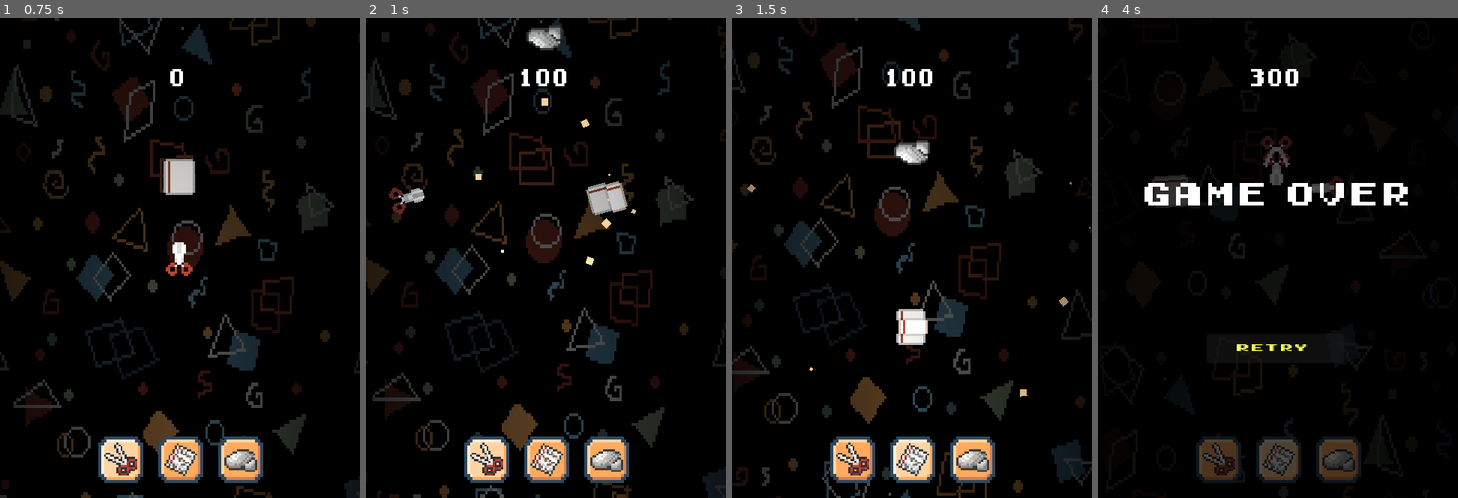
Above: before the commit, frames 1-4 (left to right).
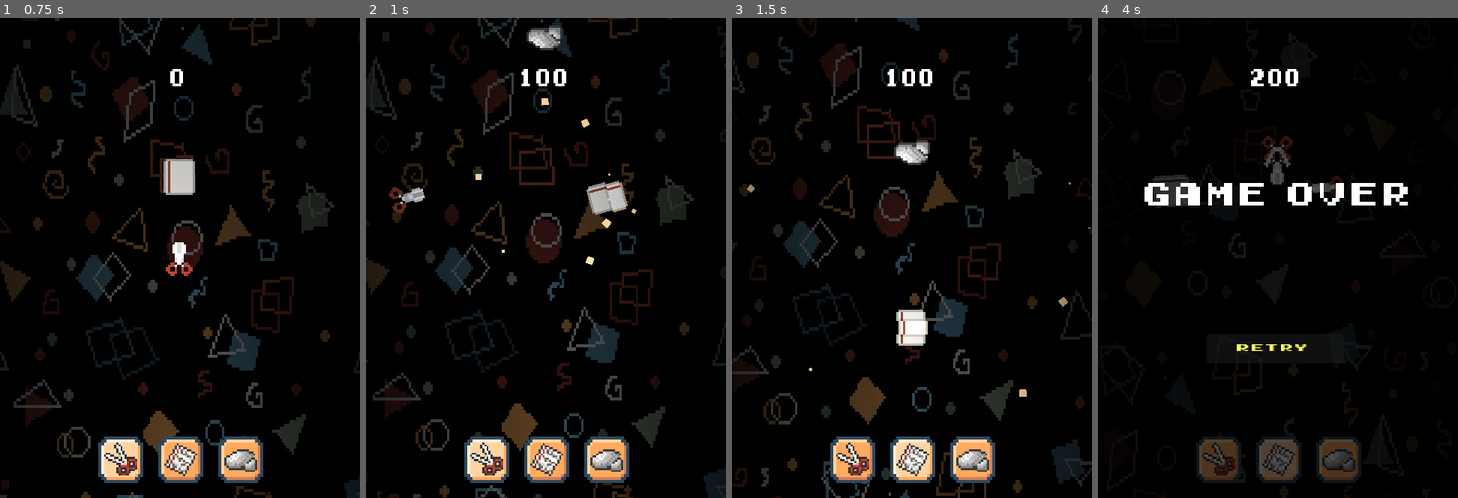
Above: after the commit, the same moments.

Repository: WebsterMiguelle/UnnamedRPS_MockProject
Game: Godot game, scene res://Scenes/Main.tscn
The game is run twice, just before and just after one commit, with the same random seed, the same clock (stepped at 60 frames per second) and the same inputs.
Inputs (mouse positions are in pixels of both pictures, inside the frame that each line leads up to):
- Up to frame 1 (0.75 s): click (122, 459) at 0.5 s
- Up to frame 2 (1 s): no input
- Up to frame 3 (1.5 s): click (912, 459) at 1.25 s
- Up to frame 4 (4 s): click (1339, 459) at 2 s; click (1220, 459) at 2.75 s; click (1278, 459) at 3.5 s

Frame 1 is identical in both runs. In frame 2, 1.5% of the frame differs, in the area x 0-100%, y 0-100%; in frame 3, 2.4%; in frame 4, 0.3%.

Commit message:
Balanced Difficulty Curve and Scoring System

Diff:
--- a/Scripts/background.gd
+++ b/Scripts/background.gd
@@ -51,12 +51,13 @@
 
 @export var enemy_speed := 150
 @export var points_per_win: int = 100
+@export var score_multiplier: int = 1
 @export var initial_enemy_speed := 800:
 	set(value):
 		initial_enemy_speed = clamp(value,600,900)
 @export var final_enemy_speed := 50:
 	set(value):
-		final_enemy_speed = clamp(value,50,200)
+		final_enemy_speed = clamp(value,50,400)
 @export var enemy_decceleration := 20
 @export var enemy_spawn_rate := 3.0:
 	set(value):
@@ -135,13 +136,12 @@
 
 func spawn_clash_popup(text, color := Color.WHITE):
 	var label = Label.new()
-	label.text = text
-	label.add_theme_font_size_override("font_size", 30)
+	label.text = text + ' ' + str(score_multiplier) + 'x'
+	label.add_theme_font_size_override("font_size", 27)
 	label.modulate = color
 	label.horizontal_alignment = HORIZONTAL_ALIGNMENT_CENTER
 	label.global_position = h_box_container.global_position
 	label.position.y -= 100
-
 
 
 	add_child(label)
@@ -170,6 +170,8 @@
 	synchronizer.set_sync_stream_volume(1, -60)
 	synchronizer.set_sync_stream_volume(2, -60)
 	synchronizer.set_sync_stream_volume(3, -60)
+	Engine.time_scale = 1.0
+	score_multiplier = 1
 
 func play_sound(stream: AudioStream):
 	if !sfx_player.playing:
@@ -287,7 +289,7 @@
 			enemy.is_clashed = true
 			player_shape.is_clashed = true
 			resolve_rps(player_shape.type_name, enemy.type_name, player_shape.global_position)
-			var shake_power = clamp(0.5 + combo * 0.1, 0.2, 0.6)
+			var shake_power = clamp(score_multiplier * 0.1, 0.2, 0.6)
 			shake_camera.add_trauma(shake_power)
 			var tween = create_tween()
 			tween.tween_property(Engine, "time_scale", 0.1, 0)
@@ -317,9 +319,14 @@
 	if player_type == enemy_type:
 		if combo >= 30:
 			play_sound(COMBO_DOWN)
-			slow_motion_effect(0.1,2)
+			slow_motion_effect(0.1,1)
+			final_enemy_speed -= 60
+			enemy_spawn_rate += 0.4
+			enemy_timer.wait_time = enemy_spawn_rate
+			initial_enemy_speed -= 60
 		print("Draw!")
 		combo = 0
+		score_multiplier = 1
 		play_sound(DRAW)
 		synchronizer.set_sync_stream_volume(1, -60)
 		synchronizer.set_sync_stream_volume(2, -60)
@@ -351,9 +358,6 @@
 			add_child(particle)
 
 		combo += 1
-		var gained_points = points_per_win * combo
-		player_score += gained_points
-		update_score_label()
 
 		var hype = get_hype_word()
 		var popup_text = "%s x%d" % [hype, combo]
@@ -365,6 +369,7 @@
 		if combo > 2:
 			spawn_score_popup(popup_text, position)
 		if combo == 10:
+			score_multiplier += 1
 			play_sound(CLASH)
 			play_sound(SUPER_CLASH)
 			var bgm_tween = create_tween()
@@ -378,6 +383,7 @@
 			var tween = create_tween()
 			tween.tween_property(background, "color", Color("221a4a"), 0.2)
 		elif combo == 20:
+			score_multiplier += 1
 			play_sound(CLASH)
 			play_sound(MEGA_CLASH)
 			var bgm_tween = create_tween()
@@ -392,6 +398,7 @@
 			var tween = create_tween()
 			tween.tween_property(background, "color", Color("6a2331"), 0.2)
 		elif combo % 30 == 0:
+			score_multiplier += 1
 			var bgm_tween = create_tween()
 			bgm_tween.tween_method(
 				func(volume): synchronizer.set_sync_stream_volume(3, 0),
@@ -410,7 +417,9 @@
 		var shake_power = clamp(0.5 + combo * 0.1, 0.5, 2.0)
 		shake_camera.add_trauma(shake_power)
 
-
+		var gained_points = points_per_win * score_multiplier
+		player_score += gained_points
+		update_score_label()
 	else:
 		print("Player Loses!")
 		combo = 0
@@ -418,7 +427,7 @@
 
 func _on_enemy_timer_timeout() -> void:
 	var chance = randf()
-	if chance <= 0.3:
+	if chance <= 0.3 and final_enemy_speed < 300:
 		var rand = randi() % 3
 		spawn_enemy_top(rand)
 		await get_tree().create_timer(0.1).timeout
